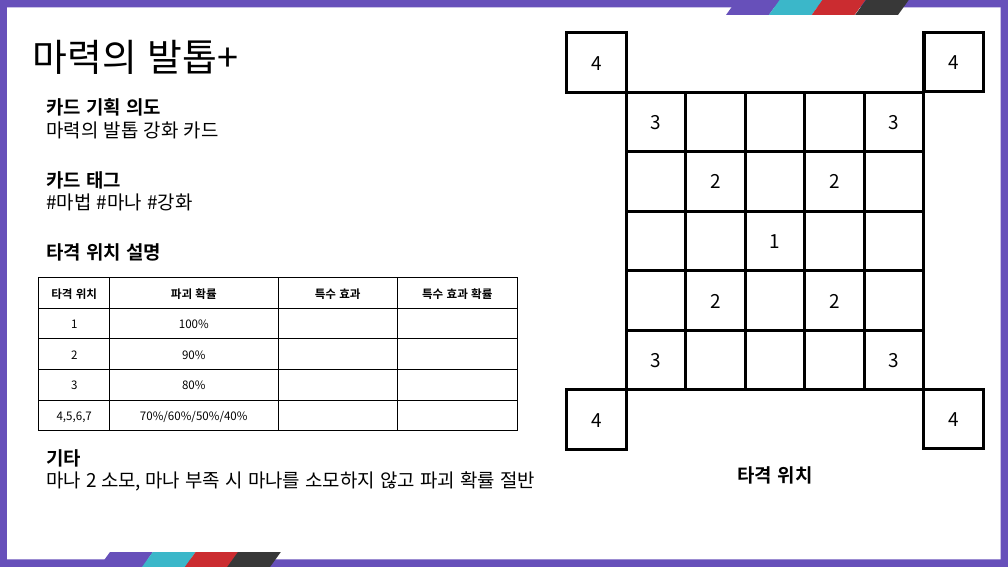
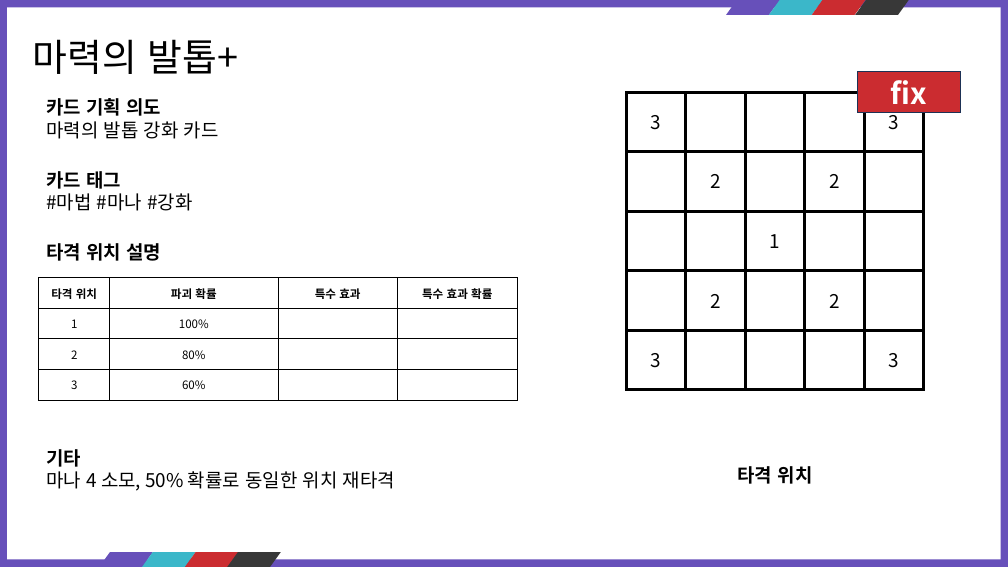
Before and after one commit to kauthor/FluffyDisdog, a slide deck: slide 22 of Plan/기획서/마법사.pptx (slide 17 before the commit). Drawn at 1008x567 pixels with LibreOffice and Linux fonts; fonts in the diff are those of the drawing. Boxes give left, top, right and bottom in pixels: in the first picture for what was removed or moved away, otherwise in the second. Text is boxed around its words. In the diff, an @@ line names an element or a change of style, - is before the commit and + after.

```diff
--- a/Plan/기획서/마법사.pptx
+++ b/Plan/기획서/마법사.pptx
@@ rectangle removed at [567, 33, 627, 93] @@
-4
@@ rectangle removed at [924, 33, 984, 92] @@
-4
@@ rectangle added at [858, 72, 960, 113], fill #CB2C30, outline #1E3256 1 pt, 28 pt, text #FFFFFF, bold @@
+fix
@@ table at [39, 278, 517, 400] @@
-row 3: 2 | 90% |  | 
-row 4: 3 | 80% |  | 
-row 5: 4,5,6,7 | 70%/60%/50%/40% |  | 
+row 3: 2 | 80% |  | 
+row 4: 3 | 60% |  | 
@@ rectangle removed at [924, 389, 984, 449] @@
-4
@@ rectangle removed at [567, 390, 627, 450] @@
-4
@@ text at [46, 471, 395, 491]: text changed @@
-마나 2 소모, 마나 부족 시 마나를 소모하지 않고 파괴 확률 절반
+마나 4 소모, 50% 확률로 동일한 위치 재타격
```
Also in this commit, not shown: 16 other slides changed, 23 slides added.
